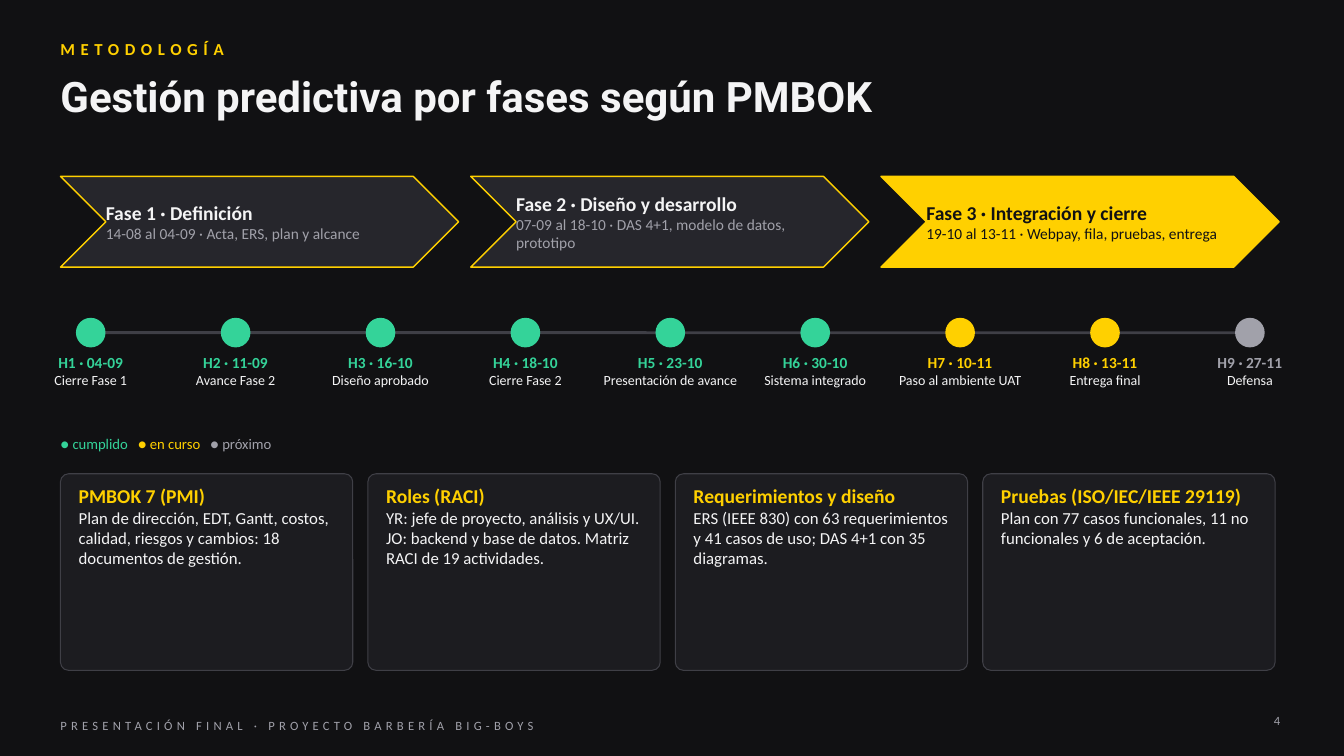
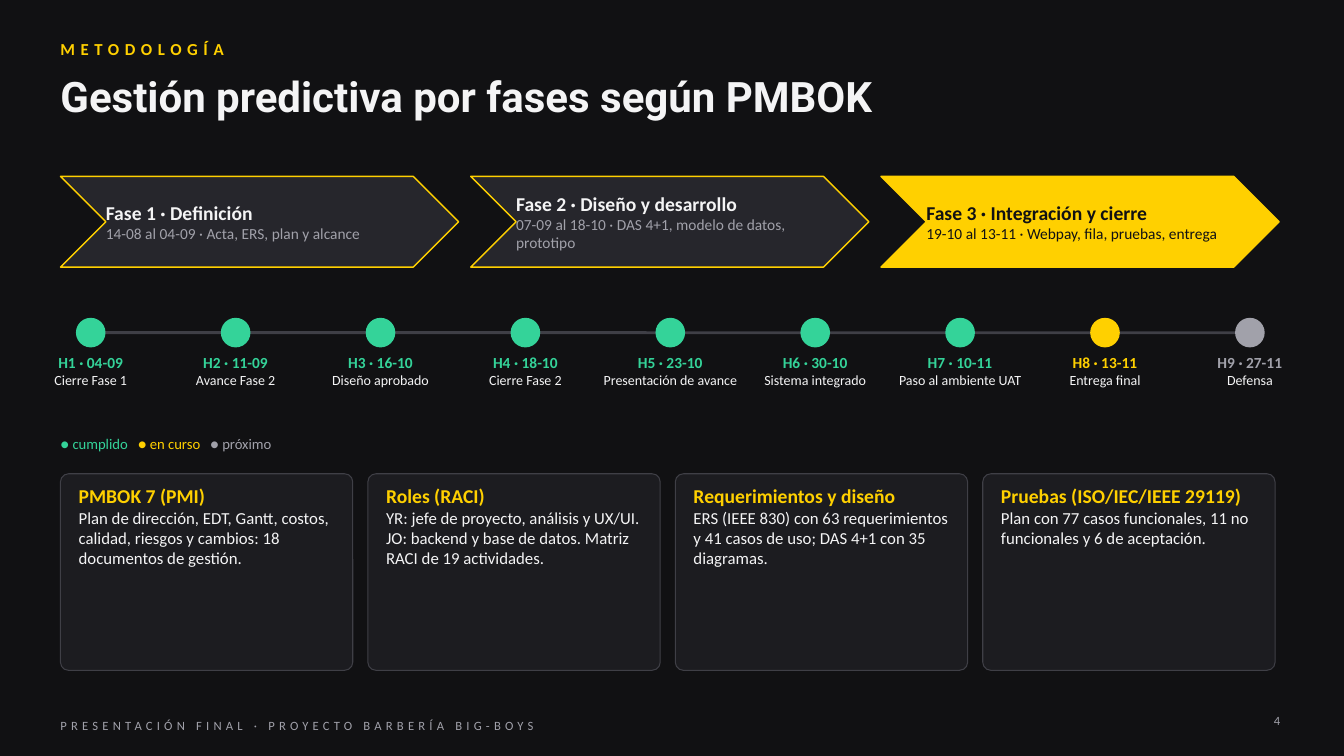
Before and after one commit to Yerko-Rosales/Proyecto_Barberia, a slide deck: slide 4 of Fase 3/Evidencias Grupales/Presentación Final del proyecto (Español).pptx. Drawn at 1344x756 pixels with LibreOffice and Linux fonts; fonts in the diff are those of the drawing. Boxes give left, top, right and bottom in pixels: in the first picture for what was removed or moved away, otherwise in the second. Text is boxed around its words. In the diff, an @@ line names an element or a change of style, - is before the commit and + after.

```diff
--- a/Fase 3/Evidencias Grupales/Presentación Final del proyecto (Español).pptx
+++ b/Fase 3/Evidencias Grupales/Presentación Final del proyecto (Español).pptx
@@ ellipse at (x1=946, y1=319, x2=974, y2=347): fill #FFD000 to #34D399; outline #FFD000 1 pt to #34D399 1 pt @@
@@ text at (x1=928, y1=358, x2=992, y2=368): text colour #FFD000 to #34D399 in "H7 · 10-11" @@
```
Also in this commit, not shown: 7 other slides changed, 31 other files.
